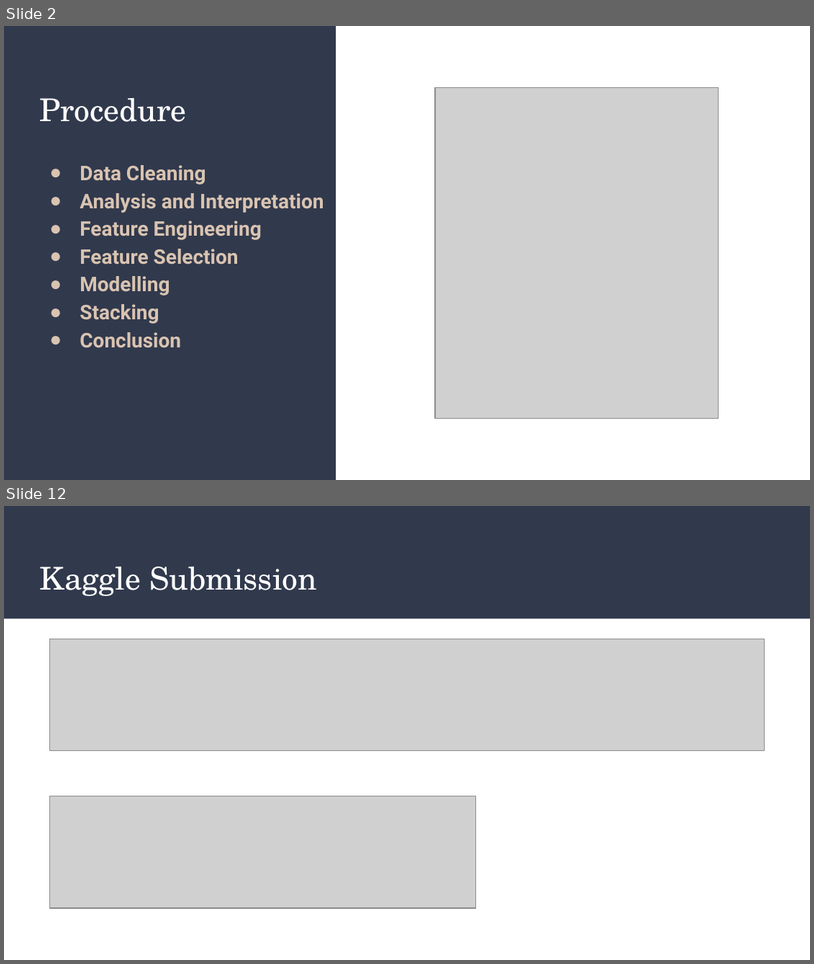
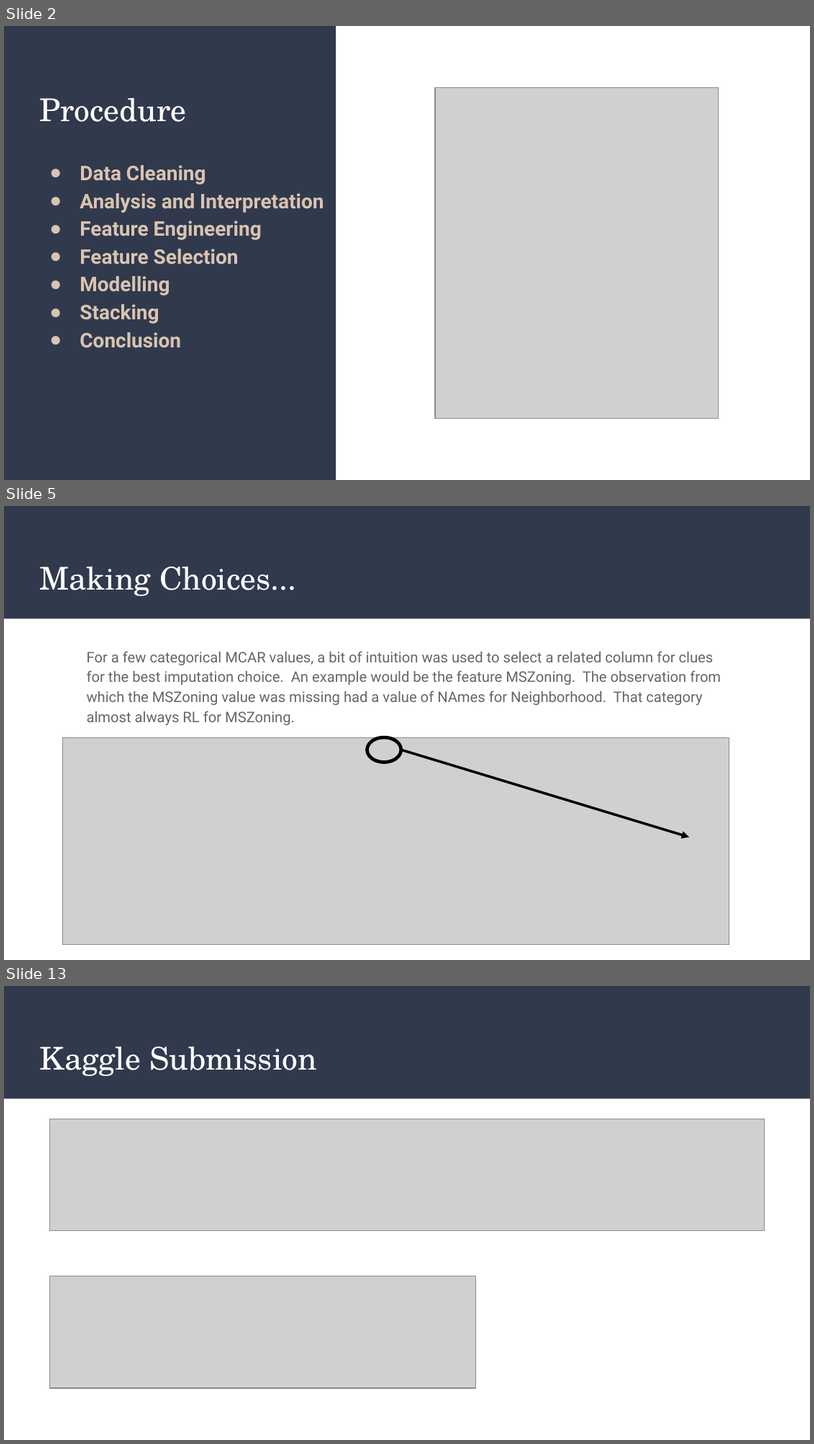
Before and after one commit to saudino480/machina_ex_kaggle, a slide deck: presentation/Machina-Ex-Kaggle Presentation_beta.pptx. Shown one above the other, each under a label of ours: slides 2 and 12 before the commit, slides 2, 5 and 13 after it; the slides between them are not shown. The pictures are 814x964 and 814x1444 pixels, drawn with LibreOffice and Linux fonts; fonts in the diff are those of the drawing; grey boxes stand for pictures. Boxes give left, top, right and bottom in pixels: in the first picture for what was removed or moved away, otherwise in the second. Text is boxed around its words. In the diff, an @@ line names an element or a change of style, - is before the commit and + after.

```diff
--- a/presentation/Machina-Ex-Kaggle Presentation_beta.pptx
+++ b/presentation/Machina-Ex-Kaggle Presentation_beta.pptx
@@ slide 5 added at (x1=4, y1=506, x2=810, y2=960), background #FFFFFF; not listed: 1 template element that a slide beside it also shows @@
@@ title added at (x1=39, y1=566, x2=297, y2=596), 28 pt, text #FFFFFF @@
+Making Choices...
@@ text added at (x1=87, y1=651, x2=721, y2=726), 13 pt, text #666666 @@
+For a few categorical MCAR values, a bit of intuition was used to select a related column for clues for the best imputation choice. An example would be the feature MSZoning. The observation from which the MSZoning value was missing had a value of NAmes for Neighborhood. That category almost always RL for MSZoning.
@@ picture added at (x1=63, y1=737, x2=730, y2=944) @@
@@ ellipse added at (x1=367, y1=737, x2=401, y2=762), outline #000000 3 pt @@
@@ arrow added from (401, 749) to (689, 836), #000000 2.25 pt @@
@@ what was slide 12 is now slide 13 @@
```
Also in this commit, not shown: 12 slides changed, 2 other files.
